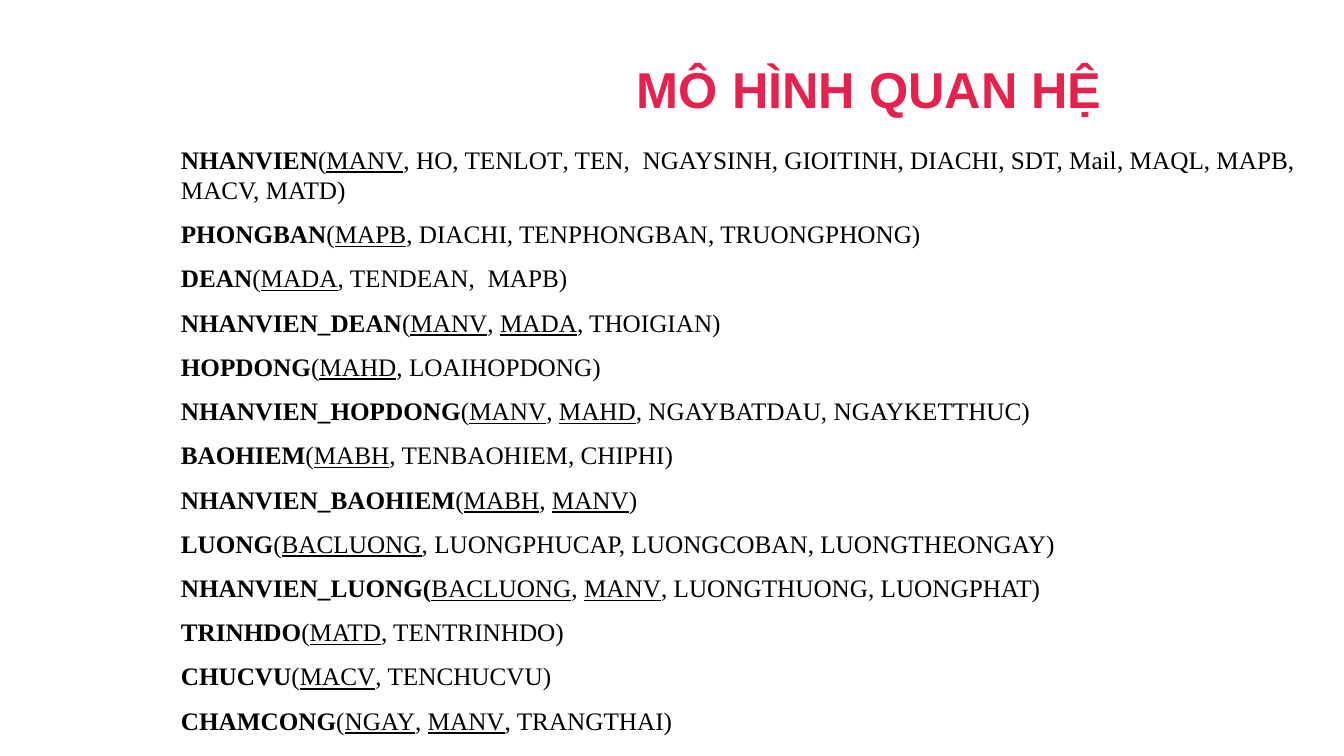
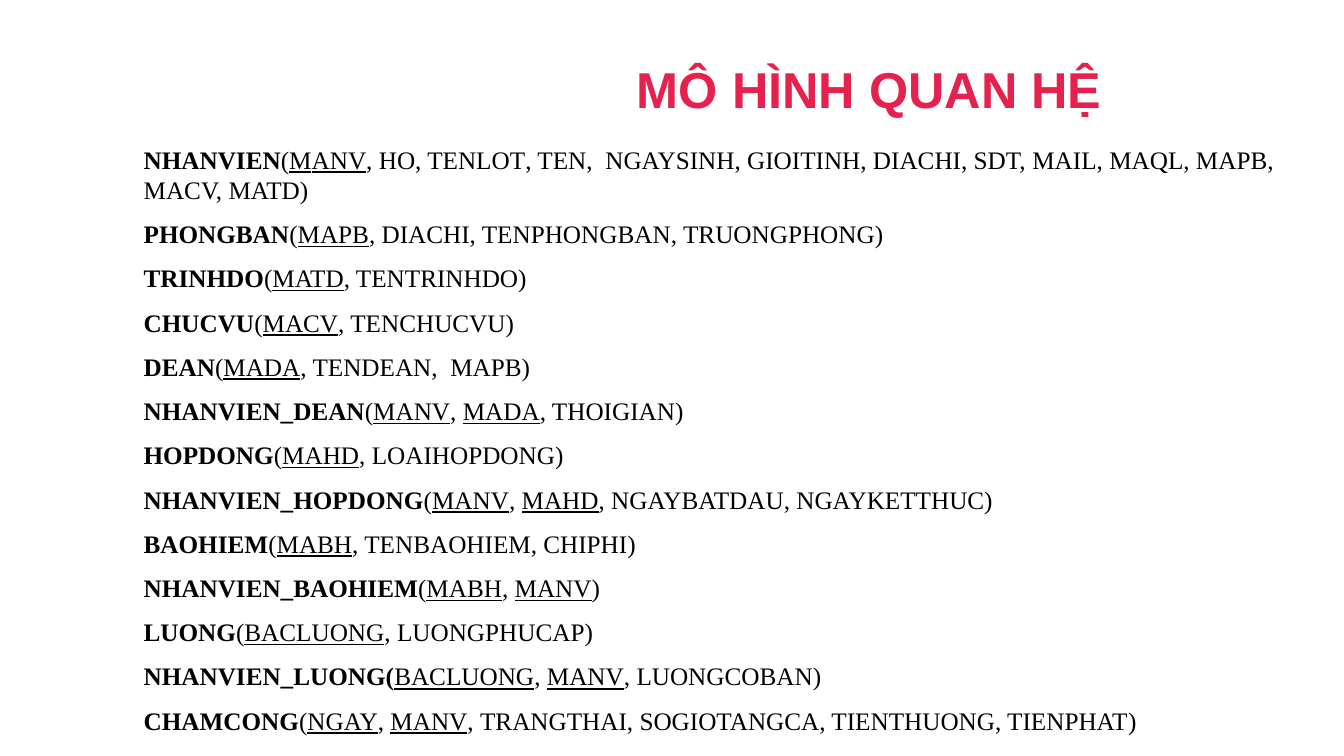
Before and after one commit to dangbinhphuoc/Sql_QuanLyNhanSu, a slide deck: slide 28 of PPQuanLyNhanSu.pptx (slide 27 before the commit). Drawn at 1344x756 pixels with LibreOffice and Linux fonts; fonts in the diff are those of the drawing; background and template pictures are left out. Boxes give left, top, right and bottom in pixels: in the first picture for what was removed or moved away, otherwise in the second. Text is boxed around its words. In the diff, an @@ line names an element or a change of style, - is before the commit and + after.

```diff
--- a/PPQuanLyNhanSu.pptx
+++ b/PPQuanLyNhanSu.pptx
@@ text "NHANVIEN(MANV, HO, TENLOT, TEN, NGAYSINH, ...": place and size @@
-text "NHANVIEN(MANV, HO, TENLOT, TEN, NGAYSINH, ..." at (181, 151, 1294, 735)
+text "NHANVIEN(MANV, HO, TENLOT, TEN, NGAYSINH, ..." at (144, 152, 1274, 735)
@@ text at (144, 152, 1274, 204): text changed @@
-NHANVIEN(MANV, HO, TENLOT, TEN, NGAYSINH, GIOITINH, DIACHI, SDT, Mail, MAQL, MAPB, MACV, MATD)
+NHANVIEN(MANV, HO, TENLOT, TEN, NGAYSINH, GIOITINH, DIACHI, SDT, MAIL, MAQL, MAPB, MACV, MATD)
@@ text at (144, 269, 527, 337): paragraphs added @@
+TRINHDO(MATD, TENTRINHDO)
+CHUCVU(MACV, TENCHUCVU)
@@ text at (144, 623, 1136, 735): text changed @@
-LUONG(BACLUONG, LUONGPHUCAP, LUONGCOBAN, LUONGTHEONGAY)
-NHANVIEN_LUONG(BACLUONG, MANV, LUONGTHUONG, LUONGPHAT)
-TRINHDO(MATD, TENTRINHDO)
-CHUCVU(MACV, TENCHUCVU)
-CHAMCONG(NGAY, MANV, TRANGTHAI)
+LUONG(BACLUONG, LUONGPHUCAP)
+NHANVIEN_LUONG(BACLUONG, MANV, LUONGCOBAN)
+CHAMCONG(NGAY, MANV, TRANGTHAI, SOGIOTANGCA, TIENTHUONG, TIENPHAT)
```
Also in this commit, not shown: 21 other slides changed, 1 slide added, 1 slide removed, 2 other files.
